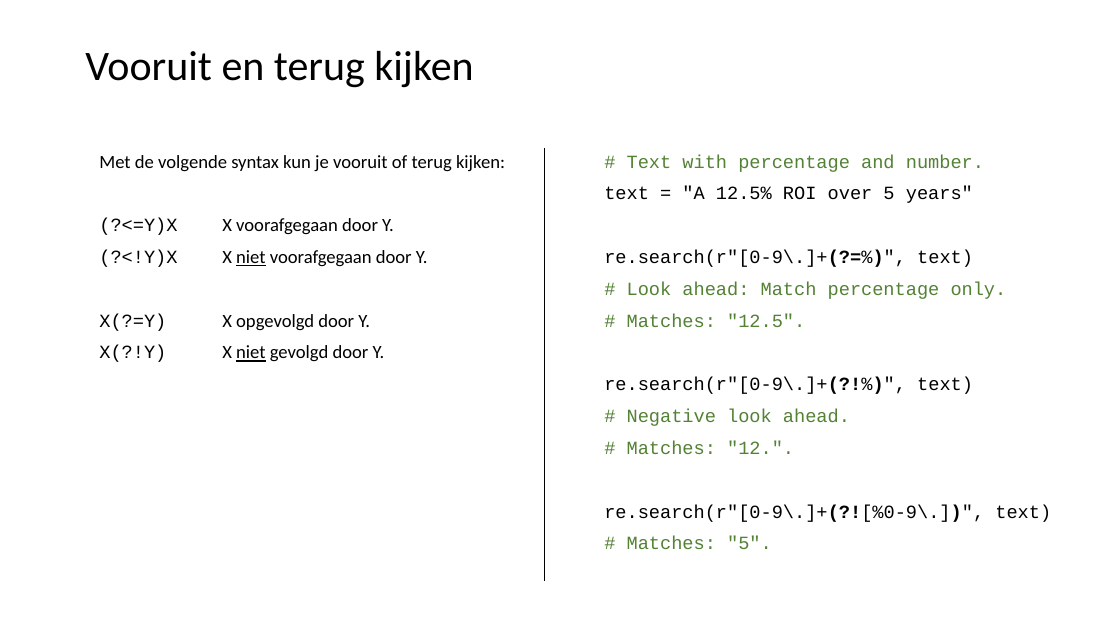
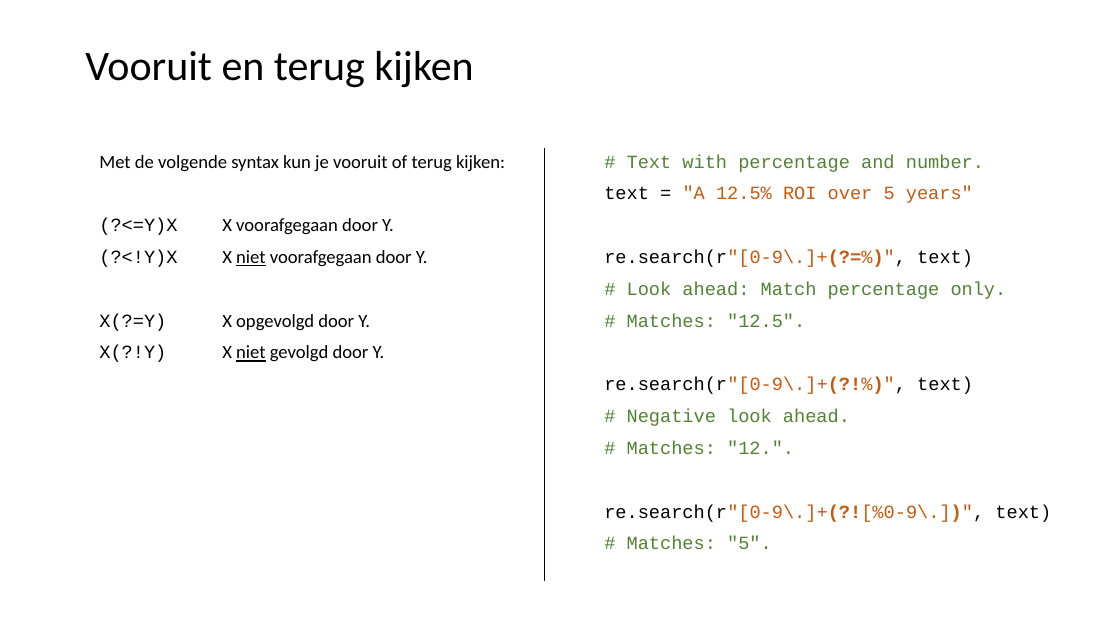
Before and after one commit to LFKoning/knowledge-sharing, a slide deck: slide 25 of python_trainees/5_nlp/python_traineeship_5.pptx. Drawn at 1120x630 pixels with LibreOffice and Linux fonts; fonts in the diff are those of the drawing. Boxes give left, top, right and bottom in pixels: in the first picture for what was removed or moved away, otherwise in the second. Text is boxed around its words. In the diff, an @@ line names an element or a change of style, - is before the commit and + after.

```diff
--- a/python_trainees/5_nlp/python_traineeship_5.pptx
+++ b/python_trainees/5_nlp/python_traineeship_5.pptx
@@ text at (x1=604, y1=186, x2=1051, y2=522): text colour #000000 to #C55A11 in ""A 12.5% ROI over 5 years"", "re.search(r"[0-9\.]+(?=%)",", "re.search(r"[0-9\.]+(?!%)",", "re.search(r"[0-9\.]+(?![%0-9\.])"," @@
```
Also in this commit, not shown: 16 other slides changed, 9 other files.
